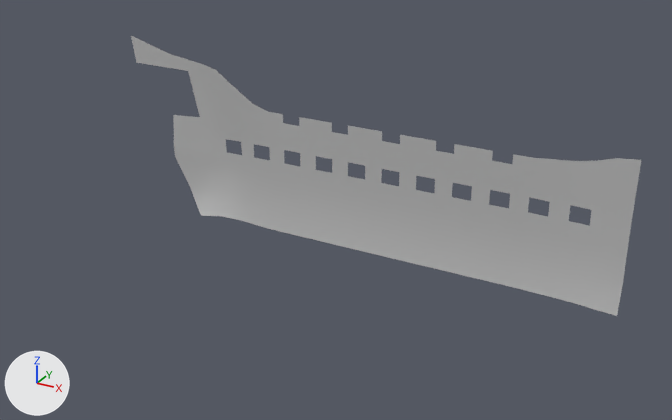
What one commit did to the FBX model Art/Export/SM/Pirate Ship/SM_SideWall.fbx.
The view is the same before and after, from a camera (50 mm lens) standing at (75.1, -111.2, 55.2) and looking at (13.9, 0.1, -0.4). The axes (+X, +Y, +Z) are drawn at lower left. The lights are the same throughout. Where no turn or scale is listed for an object, it has been applied to the vertices.

In view in the first picture: 'SM_SideWall'.
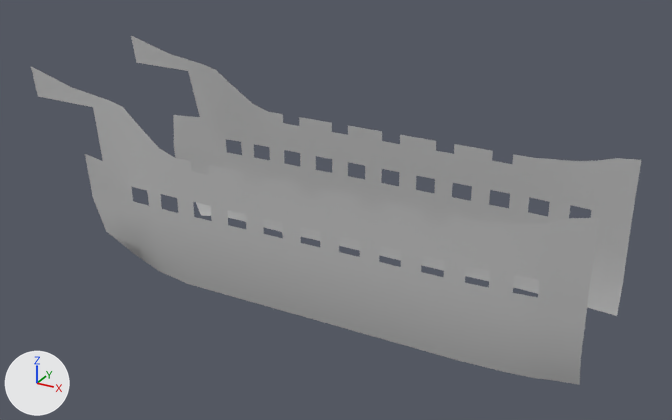
Where the newer file only moved an object's origin or applied its transform, the numbers keep the older frame.

Diff of the bpy script that builds the scene:
```diff
--- a/Art/Export/SM/Pirate Ship/SM_SideWall.fbx.py
+++ b/Art/Export/SM/Pirate Ship/SM_SideWall.fbx.py
@@ me_mesh @@
 me_mesh.from_pydata(...)  # 173 vertices, 127 faces; spans x -43.7..43.7, y -1.8..1.8, z -15.3..15.3
 # used by ob_sm_sidewall; location = (10.8, 10.7, 2.9)
+# me_mesh part 1: the loose piece of 173 vertices spanning x -43.7..43.7, y -1.8..1.8, z -15.3..15.3 is copied, and the copy is mirrored in y about its middle, then moved by (0.0, -21.3, 0.0); it spans x -43.7..43.7, y -23.1..-19.5, z -15.3..15.3
 me_mesh.materials.append(mat_m_pirateship)
```

Location of each change, [x1, y1, x2, y2] in pixels of the pictures (672 x 420 px):
'SM_SideWall', reshaped (20% wider, 25% taller)
    before: [131, 36, 641, 316]
    after: [31, 36, 641, 385]
part 1 of me_mesh, added
    after: [31, 67, 600, 385]
